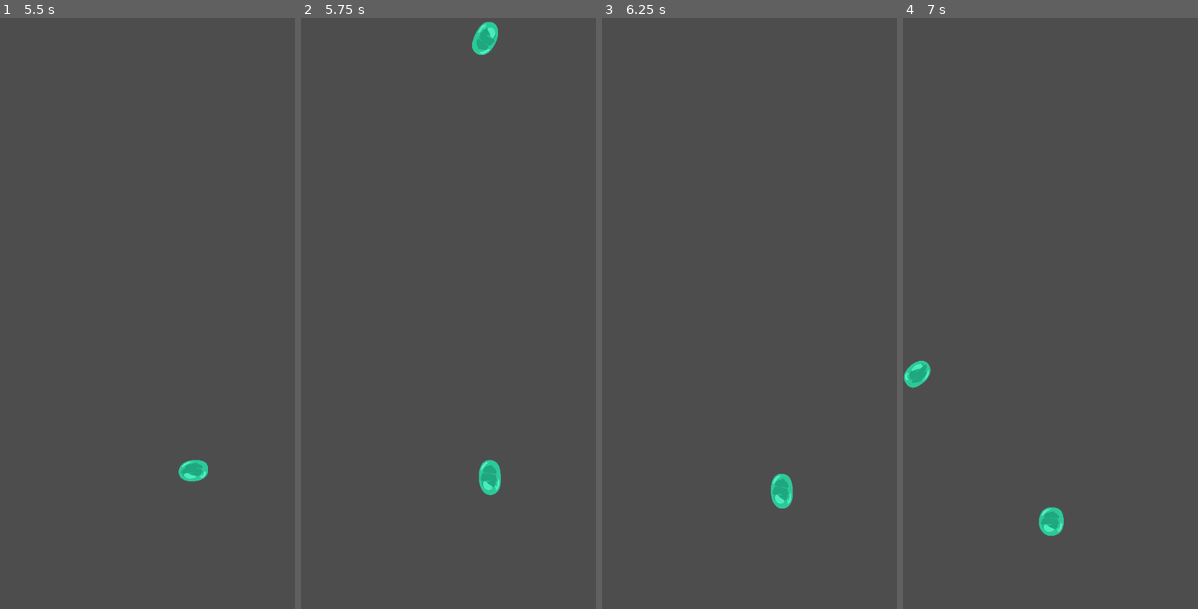
Above: before the commit, frames 1-4 (left to right).
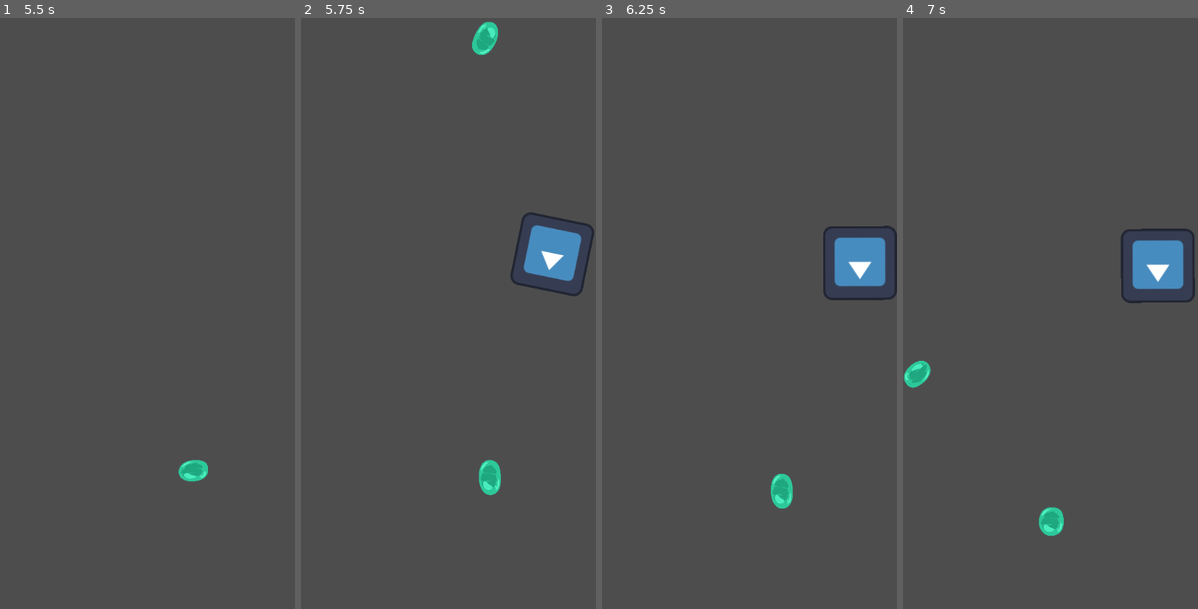
Above: after the commit, the same moments.

Repository: strbtrfll/slumak
Game: Godot game, scene res://Menu.tscn
Two runs of this game, one before a commit and one after it. Both use one fixed random seed, a clock stepped at 60 frames per second and the inputs below. The engine's default icon, where the game draws it, is replaced by a stand-in: a white triangle on a blue panel in a dark square.
Inputs (mouse positions are in pixels of both pictures, inside the frame that each line leads up to):
- Up to frame 1 (5.5 s): click "Start" at 0.5 s; tap Enter at 1.25 s; move the mouse to (212, 283) at 1.27 s; click (212, 283) at 1.42 s; move the mouse to (283, 165) at 2.02 s; click (283, 165) at 2.17 s; move the mouse to (177, 183) at 2.77 s; click (177, 183) at 2.92 s; move the mouse to (132, 431) at 3.52 s; click (132, 431) at 3.67 s; move the mouse to (277, 549) at 4.27 s; click (277, 549) at 4.42 s; move the mouse to (171, 597) at 5.02 s; click (171, 597) at 5.17 s
- Up to frame 2 (5.75 s): no input
- Up to frame 3 (6.25 s): move the mouse to (784, 41) at 5.77 s; click (784, 41) at 5.92 s
- Up to frame 4 (7 s): move the mouse to (1006, 165) at 6.52 s; click (1006, 165) at 6.67 s

Frame 1 is identical in both runs. In frame 2, 1.9% of the frame differs, in the area x 71-100%, y 32-48%; in frame 3, 1.8%; in frame 4, 1.9%.

Commit message:
OrangeSpawn

Diff:
--- /dev/null
+++ b/Zeleni.tscn
@@ -0,0 +1,30 @@
+[gd_scene load_steps=5 format=3 uid="uid://fr4puk3vssf3"]
+
+[ext_resource type="Script" path="res://Zelenui.gd" id="1_axsdu"]
+[ext_resource type="Texture2D" uid="uid://du82s5rnrei0t" path="res://icon.svg" id="2_bjfyb"]
+
+[sub_resource type="SpriteFrames" id="SpriteFrames_8t68g"]
+animations = [{
+"frames": [{
+"duration": 1.0,
+"texture": ExtResource("2_bjfyb")
+}],
+"loop": true,
+"name": &"default",
+"speed": 5.0
+}]
+
+[sub_resource type="RectangleShape2D" id="RectangleShape2D_ni58k"]
+size = Vector2(129, 129)
+
+[node name="Zelenii" type="RigidBody2D"]
+input_pickable = true
+script = ExtResource("1_axsdu")
+
+[node name="AnimatedSprite2D" type="AnimatedSprite2D" parent="."]
+sprite_frames = SubResource("SpriteFrames_8t68g")
+
+[node name="CollisionShape2D" type="CollisionShape2D" parent="."]
+shape = SubResource("RectangleShape2D_ni58k")
+
+[connection signal="input_event" from="." to="." method="_on_input_event"]
--- /dev/null
+++ b/Zelenui.gd
@@ -0,0 +1,22 @@
+extends RigidBody2D
+
+var speed = 10
+var timer = 0
+var velocity = Vector2(randf_range(-10, 10), randf_range(-10, 10)) * speed
+var n = 0
+
+
+func _process(delta):
+	# Двигаем объект в текущем направлении
+	if timer > randf_range(60, 250):
+		velocity = Vector2(randf_range(-10, 10), randf_range(-10, 10)) * speed
+		timer = 0
+	linear_velocity = velocity
+	timer = timer+1
+
+func _on_input_event(viewport, event, shape_idx):
+	if event is InputEventMouseButton and shape_idx == 0:
+		n=n+1
+		if event.is_pressed() and n>1:
+			n=0
+			queue_free()
--- a/main.gd
+++ b/main.gd
@@ -1,7 +1,7 @@
 extends Node2D
 
 @export var slime_scene: PackedScene
-
+@export var orange: PackedScene
 
 func _on_spawn_timer_timeout():
 	var slime = slime_scene.instantiate()
@@ -10,11 +10,13 @@
 	var slime_spawn_location = get_node("SlimePath/SlimeSpawnLocation")
 	slime_spawn_location.progress_ratio = randf()
 
+
 	#Позиція ерпендикулярна до "MobPath"
 	var direction = slime_spawn_location.rotation + PI / 2
 
 	#Рандомна позиція слимака
 	slime.position = slime_spawn_location.position
+
 
 	#Ще більше рандому
 	direction += randf_range(-PI / 4 , PI / 4)
@@ -25,3 +27,13 @@
 	#Якщо, комусь цікаво чому тут числа ПІ, це тому що...
 	#Готод не вміє в градуси і замість них використовує радіани
 	#А я як самий великий математик в дішу не їбу що це. Тому мені довелося переводити радіани в градуси.
+func _on_spawn_orange_timeout():
+	var orangeslime = orange.instantiate()
+	var slime_spawn_location2 = get_node("SlimePath/SlimeSpawnLocation")
+	slime_spawn_location2.progress_ratio = randf()
+	var direction2 = slime_spawn_location2.rotation + PI / 2
+	orangeslime.position = slime_spawn_location2.position
+	direction2 += randf_range(-PI / 4 , PI / 4)
+	orangeslime.rotation = direction2
+	add_child(orangeslime)
+	print("pipi")
--- a/main.tscn
+++ b/main.tscn
@@ -1,7 +1,8 @@
-[gd_scene load_steps=6 format=3 uid="uid://dsn00mddxc7h7"]
+[gd_scene load_steps=7 format=3 uid="uid://dsn00mddxc7h7"]
 
 [ext_resource type="Script" path="res://main.gd" id="1_2d54m"]
 [ext_resource type="PackedScene" uid="uid://5rb7rstf5wpt" path="res://clizi.tscn" id="1_3nlhi"]
+[ext_resource type="PackedScene" uid="uid://fr4puk3vssf3" path="res://Zeleni.tscn" id="3_x3cd6"]
 
 [sub_resource type="Curve2D" id="Curve2D_syy3m"]
 _data = {
@@ -18,6 +19,11 @@
 [node name="Main" type="Node2D"]
 script = ExtResource("1_2d54m")
 slime_scene = ExtResource("1_3nlhi")
+orange = ExtResource("3_x3cd6")
+
+[node name="SpawnOrange" type="Timer" parent="."]
+wait_time = 5.0
+autostart = true
 
 [node name="SpawnTimer" type="Timer" parent="."]
 autostart = true
@@ -53,4 +59,5 @@
 position = Vector2(256, 1056)
 shape = SubResource("RectangleShape2D_qm77u")
 
+[connection signal="timeout" from="SpawnOrange" to="." method="_on_spawn_orange_timeout"]
 [connection signal="timeout" from="SpawnTimer" to="." method="_on_spawn_timer_timeout"]
